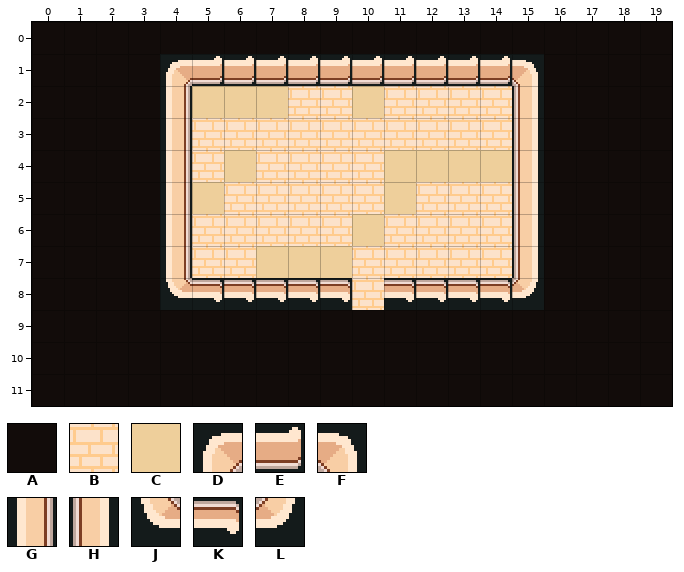
Level history. Tiled map (JSON): data/tk_maps/w1/jade/zhuo-county--teahouse.tmj. This is how it looked before the edit.
Cells are 16x16 px. Shown: x 0..19, y 0..11.
Key: from "_swatch": A 0; from "n_floor_in": B 23, C 34; from "n_wall_in": D 0, E 1, F 4, G 10, H 14, J 40, K 41, L 44.
_ is an empty cell, # one hidden under a higher layer.
Layer "ground" before, first column x 0:
 0 AAAAAAAAAAAAAAAAAAAA
 1 AAAA############AAAA
 2 AAAA#CCCBBCBBBB#AAAA
 3 AAAA#BBBBBBBBBB#AAAA
 4 AAAA#BCBBBBCCCC#AAAA
 5 AAAA#CBBBBBCBBB#AAAA
 6 AAAA#BBBBBCBBBB#AAAA
 7 AAAA#BBCCCBBBBB#AAAA
 8 AAAA######B#####AAAA
 9 AAAAAAAAAAAAAAAAAAAA
10 AAAAAAAAAAAAAAAAAAAA
11 AAAAAAAAAAAAAAAAAAAA
Layer "wall" before, first column x 0:
 0 ____________________
 1 ____DEEEEEEEEEEF____
 2 ____G__________H____
 3 ____G__________H____
 4 ____G__________H____
 5 ____G__________H____
 6 ____G__________H____
 7 ____G__________H____
 8 ____JKKKKK_KKKKL____
 9 ____________________
10 ____________________
11 ____________________
Once edited:
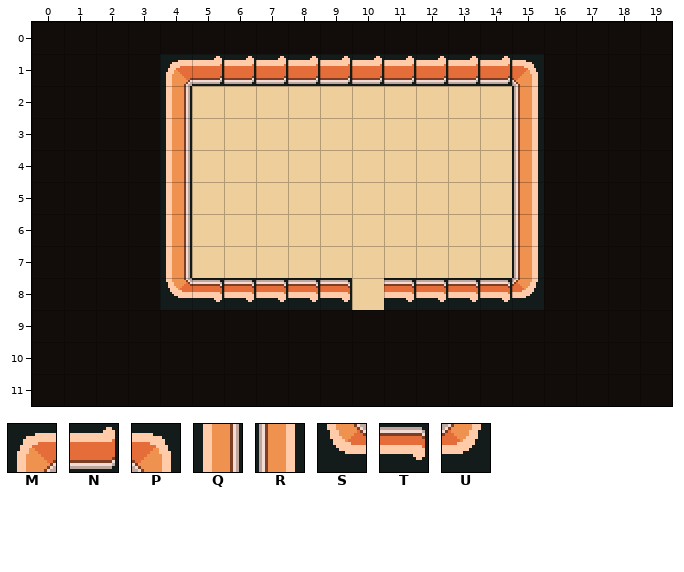
Further tiles: from "n_wall_in": M 5, N 6, P 9, Q 15, R 19, S 45, T 46, U 49.
Diff:
Layer "ground":
y 2: x 8..9 BB -> CC; x 11..14 BBBB -> CCCC
y 3: x 5..14 BBBBBBBBBB -> CCCCCCCCCC
y 4: x 5 B -> C; x 7..10 BBBB -> CCCC
y 5: x 6..10 BBBBB -> CCCCC; x 12..14 BBB -> CCC
y 6: x 5..9 BBBBB -> CCCCC; x 11..14 BBBB -> CCCC
y 7: x 5..6 BB -> CC; x 10..14 BBBBB -> CCCCC
y 8: x 10 B -> C
Layer "wall":
y 1: x 4..15 DEEEEEEEEEEF -> MNNNNNNNNNNP
y 2..7: x 4 G -> Q; x 15 H -> R
y 8: x 4..9 JKKKKK -> STTTTT; x 11..15 KKKKL -> TTTTU
